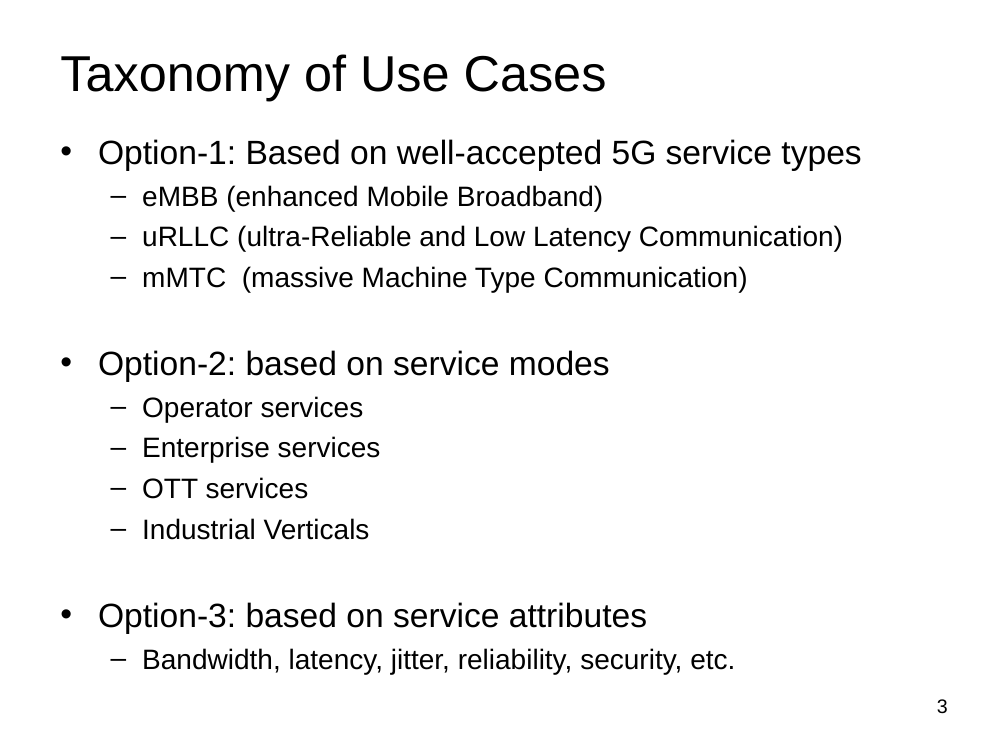
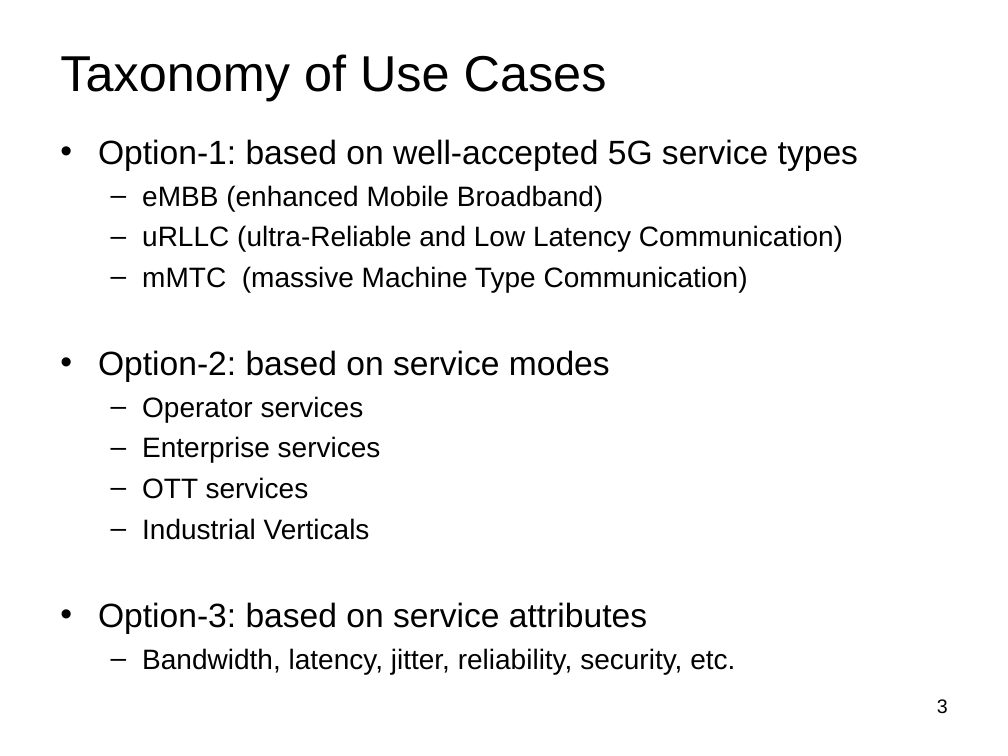
Before and after one commit to netslices/IETF-NetSlices, a slide deck: slide 3 of IETF98_Sidemeeting02/Network Slicing Use Cases_01.ppt. Drawn at 1008x756 pixels with LibreOffice and Linux fonts; fonts in the diff are those of the drawing. Boxes give left, top, right and bottom in pixels: in the first picture for what was removed or moved away, otherwise in the second. Text is boxed around its words. In the diff, an @@ line names an element or a change of style, - is before the commit and + after.

Commit message:
modified use cases doc

```diff
--- a/IETF98_Sidemeeting02/Network Slicing Use Cases_01.ppt
+++ b/IETF98_Sidemeeting02/Network Slicing Use Cases_01.ppt
@@ text at bbox=[98, 139, 858, 171]: text changed @@
-• Option-1: Based on well-accepted 5G service types
+• Option-1: based on well-accepted 5G service types
```
Also in this commit, not shown: 7 other slides changed.
